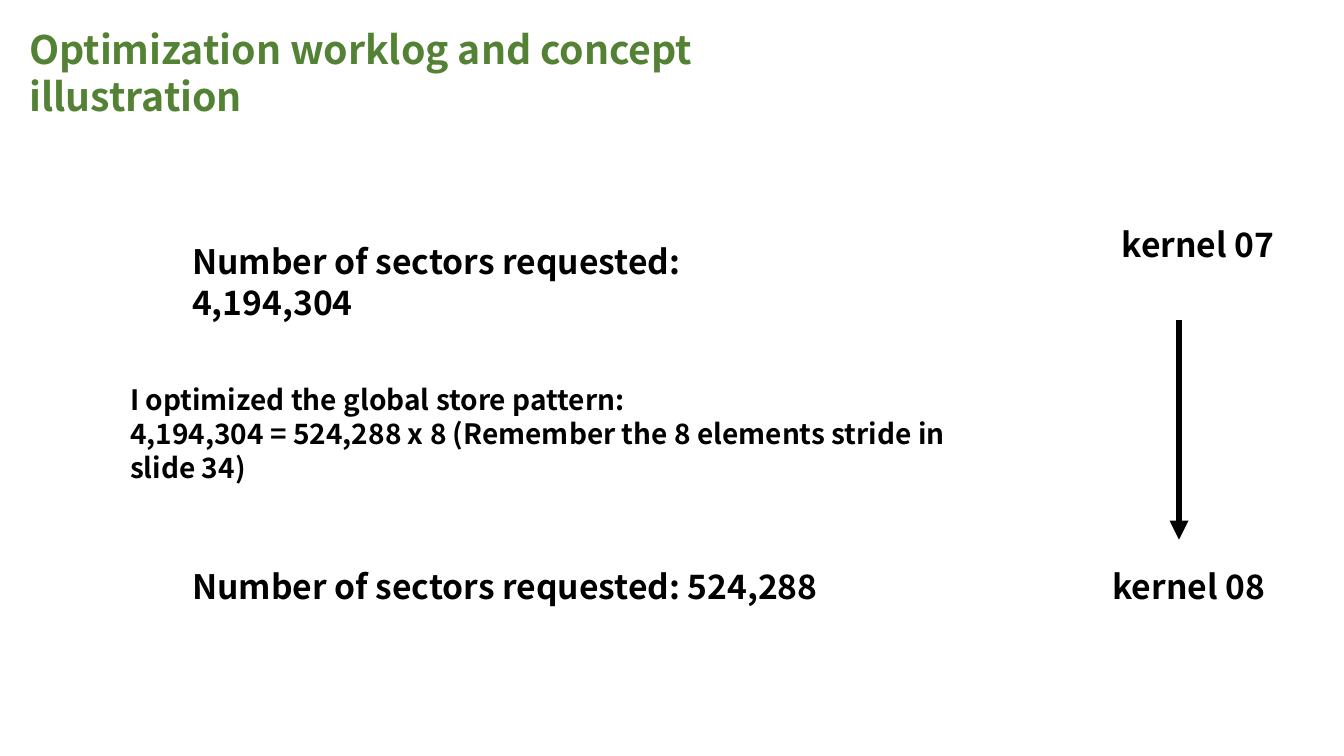
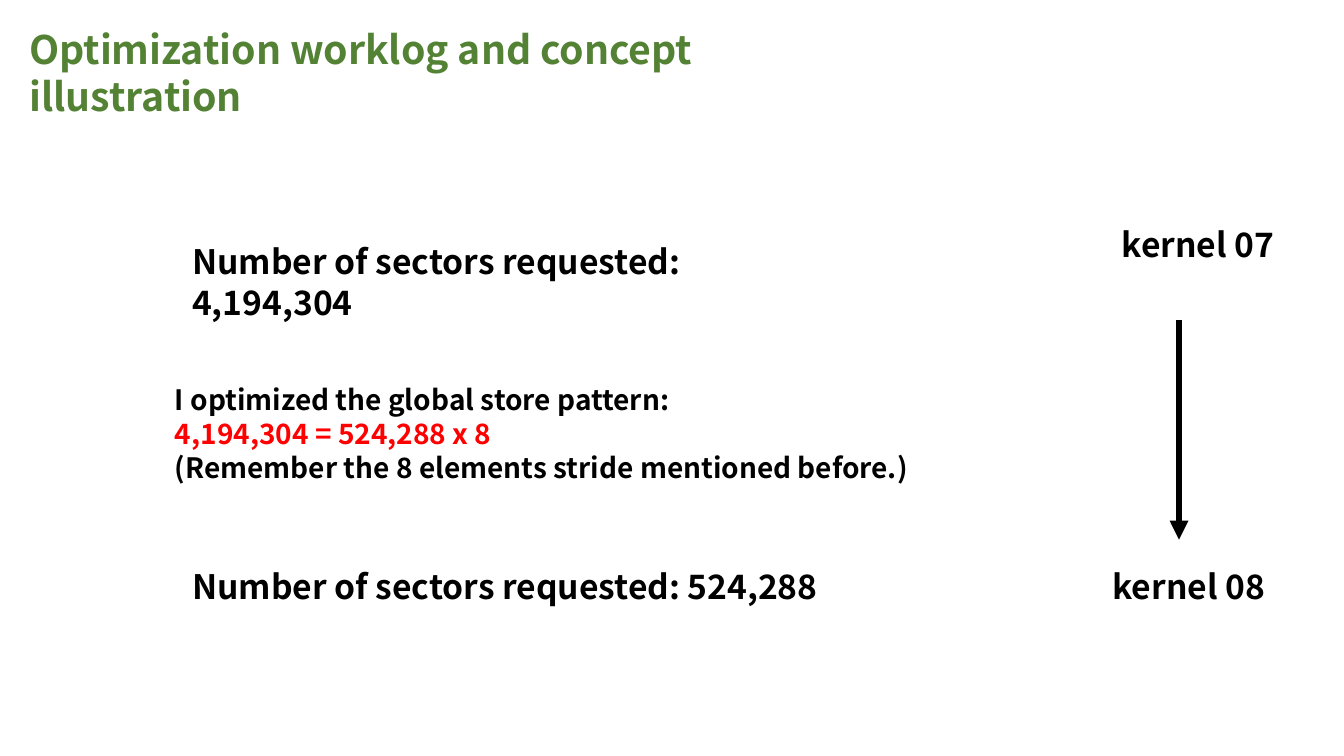
Before and after one commit to InhabitancyCocoon/feather_gemm, a slide deck: slide 43 of docs/presentation.pptx (slide 41 before the commit). Drawn at 1344x756 pixels with LibreOffice and Linux fonts; fonts in the diff are those of the drawing. Boxes give left, top, right and bottom in pixels: in the first picture for what was removed or moved away, otherwise in the second. Text is boxed around its words. In the diff, an @@ line names an element or a change of style, - is before the commit and + after.

```diff
--- a/docs/presentation.pptx
+++ b/docs/presentation.pptx
@@ text "I optimized the global store ...": place and size @@
-text "I optimized the global store ..." at <box>130,387,944,450</box>
+text "I optimized the global store ..." at <box>175,387,908,484</box>
@@ text at <box>175,416,908,484</box>: text changed @@
-4,194,304 = 524,288 x 8 (Remember the 8 elements stride in slide 34)
+4,194,304 = 524,288 x 8
+(Remember the 8 elements stride mentioned before.)
```
Also in this commit, not shown: 17 other slides changed, 3 slides added, 2 other files.
